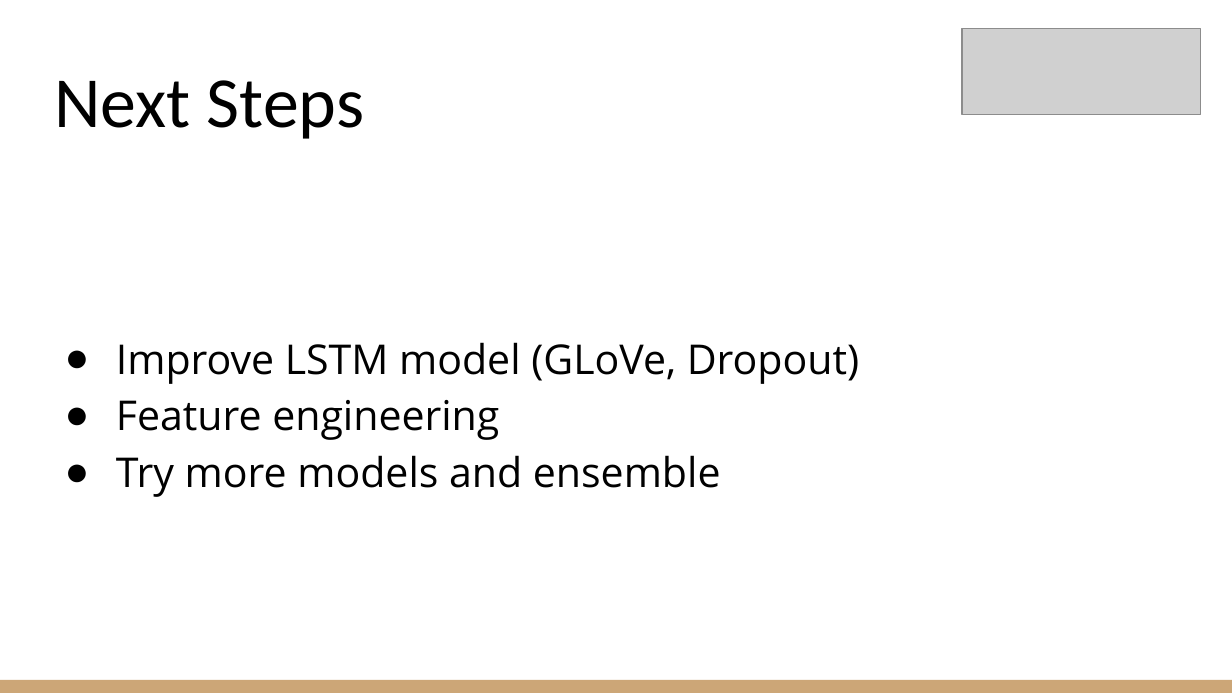
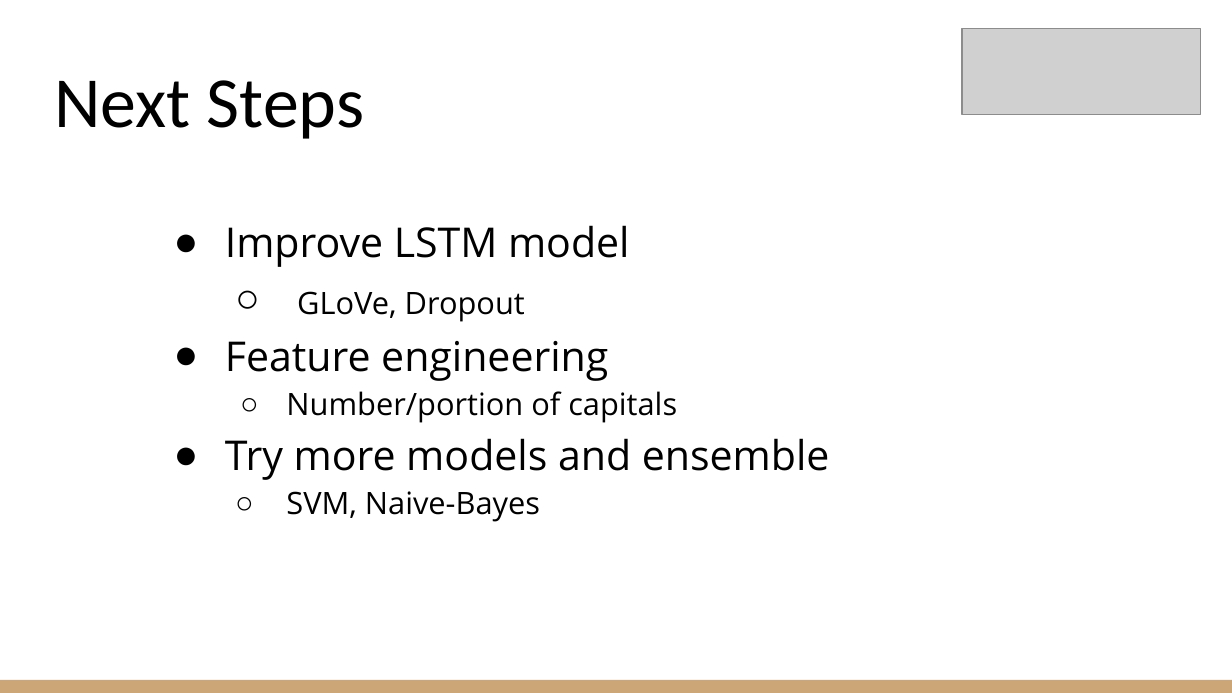
Before and after one commit to DarKenW/HoneyBadgerCoding, a slide deck: slide 17 of Project/Jigsaw Comments Classification.pptx. Drawn at 1232x693 pixels with LibreOffice and Linux fonts; fonts in the diff are those of the drawing; grey boxes stand for pictures. Boxes give left, top, right and bottom in pixels: in the first picture for what was removed or moved away, otherwise in the second. Text is boxed around its words. In the diff, an @@ line names an element or a change of style, - is before the commit and + after.

```diff
--- a/Project/Jigsaw Comments Classification.pptx
+++ b/Project/Jigsaw Comments Classification.pptx
@@ text "Improve LSTM model": place and size @@
-text "Improve LSTM model" at [116, 342, 859, 497]
+text "Improve LSTM model" at [225, 225, 830, 522]
@@ text at [225, 225, 630, 322]: text changed @@
-● Improve LSTM model (GLoVe, Dropout)
+● Improve LSTM model
+  ○ GLoVe, Dropout
@@ text at [286, 391, 677, 423]: paragraph added @@
+  ○ Number/portion of capitals
@@ text at [286, 491, 540, 522]: paragraph added @@
+  ○ SVM, Naive-Bayes
```
Also in this commit, not shown: 5 other slides changed, 1 other file.
